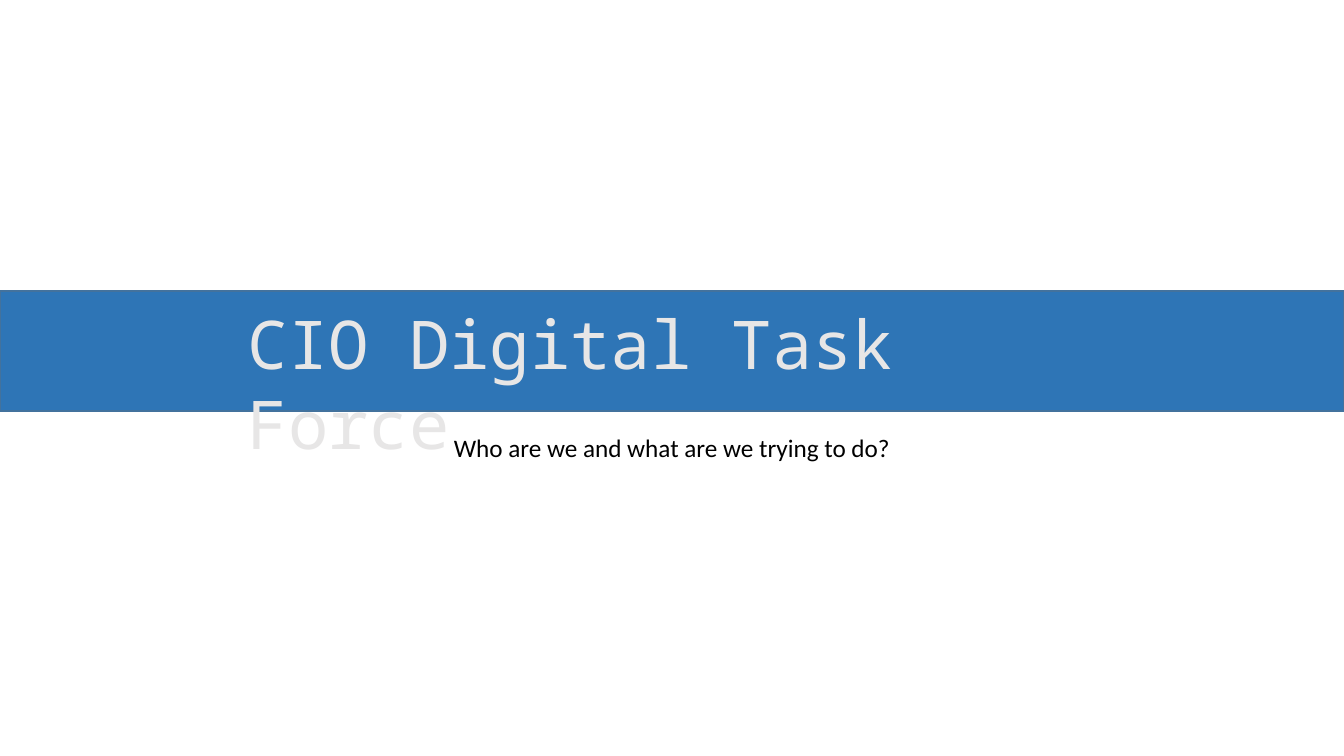
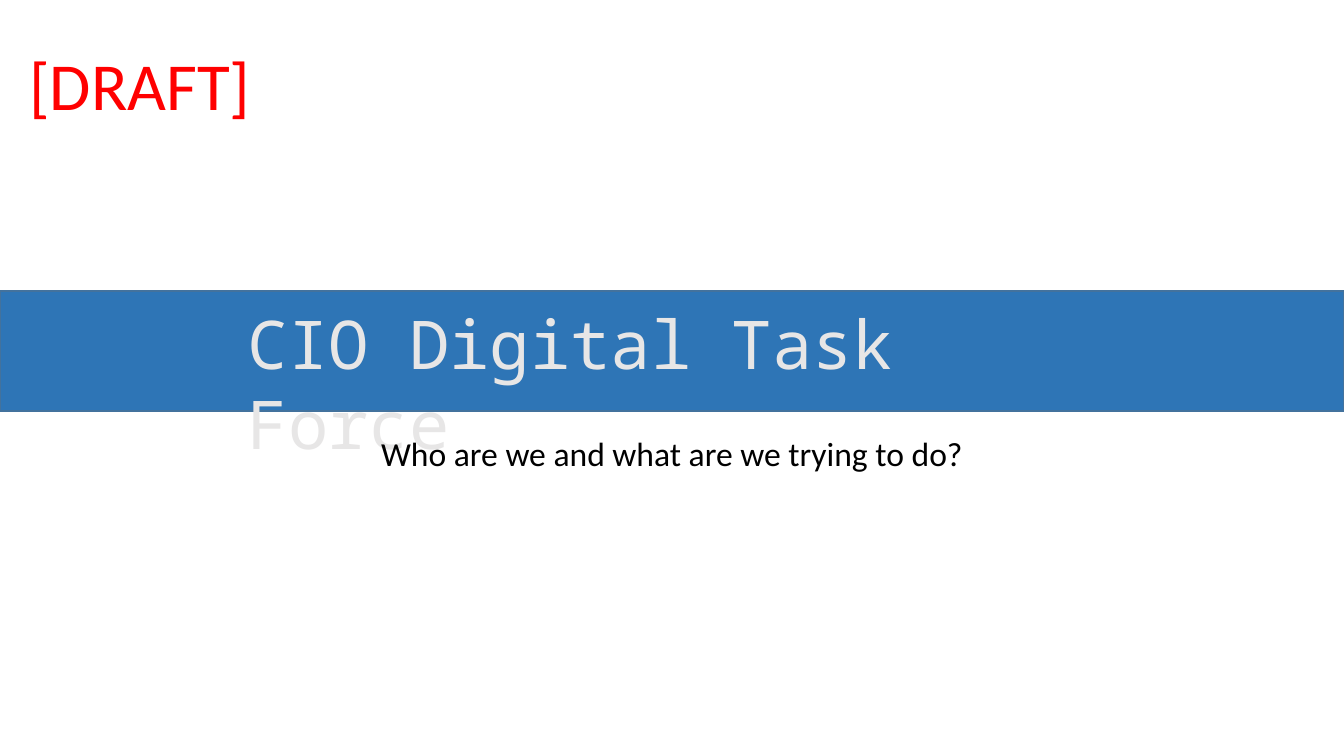
Before and after one commit to dto-btn/reading-material, a slide deck: slide 1 of Digital Task Force - Introduction - long form.pptx. Drawn at 1344x756 pixels with LibreOffice and Linux fonts; fonts in the diff are those of the drawing. Boxes give left, top, right and bottom in pixels: in the first picture for what was removed or moved away, otherwise in the second. Text is boxed around its words. In the diff, an @@ line names an element or a change of style, - is before the commit and + after.

Commit message:
#1 - update to include draft status on deck

```diff
--- a/Digital Task Force - Introduction - long form.pptx
+++ b/Digital Task Force - Introduction - long form.pptx
@@ text added at (29,61,250,119), 48 pt, text #FF0000 @@
+[DRAFT]
@@ text "Who are we and what ..." at (381,442,963,472): size 18 to 24 pt @@
```
